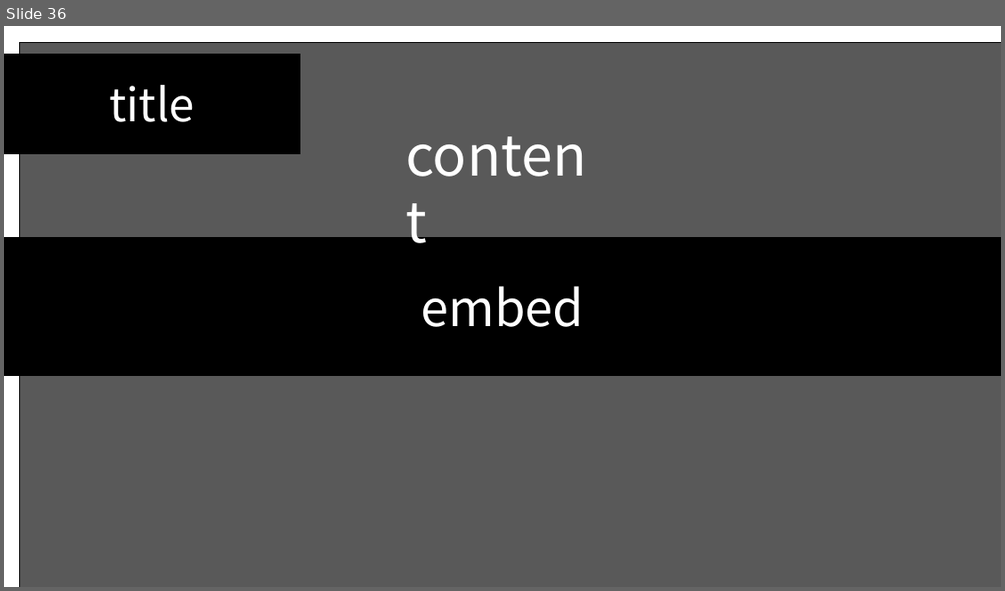
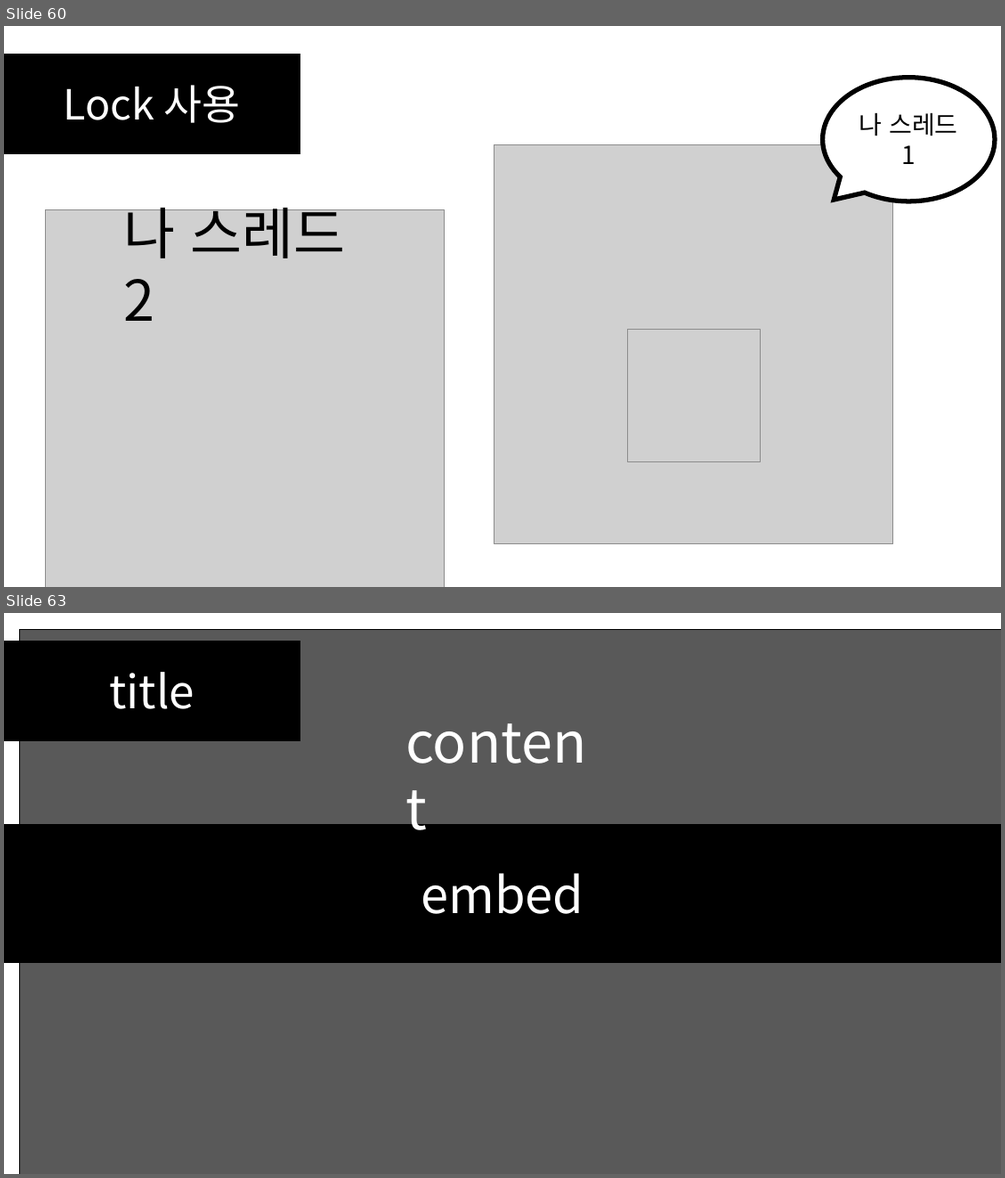
Before and after one commit to SEH00N/SDLU, a slide deck: ServerLecture/PT/4강 멀티스레딩 기초.pptx. Shown one above the other, each under a label of ours: slide 36 before the commit, slides 60 and 63 after it; the slides between them are not shown. The pictures are 1005x591 and 1005x1178 pixels, drawn with LibreOffice and Linux fonts; fonts in the diff are those of the drawing; grey boxes stand for pictures. Boxes give left, top, right and bottom in pixels: in the first picture for what was removed or moved away, otherwise in the second. Text is boxed around its words. In the diff, an @@ line names an element or a change of style, - is before the commit and + after.

Commit message:
4강 멀티스레딩 기초

```diff
--- a/ServerLecture/PT/4강 멀티스레딩 기초.pptx
+++ b/ServerLecture/PT/4강 멀티스레딩 기초.pptx
@@ slide 60 added at [4, 26, 1001, 587], background #FFFFFF @@
@@ rectangle added at [4, 54, 300, 154], fill #000000, outline #000000 1 pt, 40 pt, text #FFFFFF @@
+Lock 사용
@@ speech bubble added at [823, 78, 995, 201], fill #FFFFFF, outline #000000 4.5 pt, 24 pt, text #000000 @@
+나 스레드 1
@@ picture added at [494, 145, 893, 543] @@
@@ picture added at [46, 210, 445, 587] @@
@@ text added at [123, 197, 346, 321], 54 pt, text #000000 @@
+나 스레드 2
@@ picture added at [627, 329, 760, 462] @@
@@ what was slide 36 is now slide 63 @@
```
Also in this commit, not shown: 1 slide changed, 27 other slides added, 1 slide removed, 11 other files.
